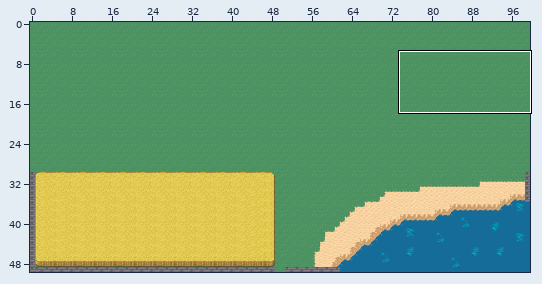
Two versions of a level (Tiled map, map/carte (.tmx)/ville.tmx). The picture above shows the old version from afar; the outline marks the close-up.
Close-up. First the earlier version:
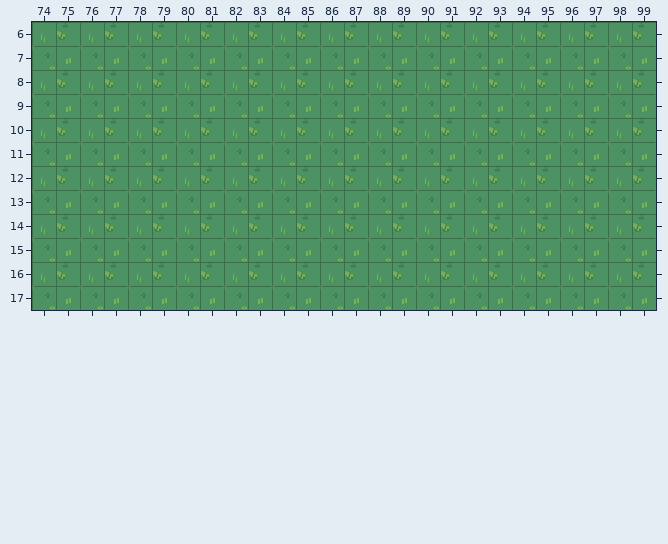
Cells are 16x16 px. Shown: x 74..99, y 6..17. The commit also changed other parts of the map, which this record leaves out.
The result:
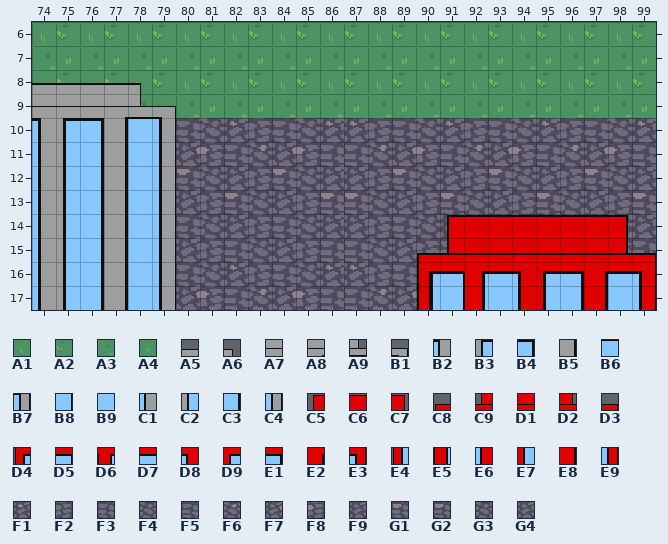
Key: from "RPG Nature Tileset": A1 332, A2 333, A3 372, A4 373; from "immeuble1": A5 12, A6 18, A7 23, A8 27, A9 28, B1 29, B2 34, B3 35, B4 36, B5 37, B6 38, B7 39, B8 41, B9 43, C1 44, C2 45, C3 46, C4 49; from "immeuble4": C5 71, C6 72, C7 78, C8 80, C9 81, D1 82, D2 88, D3 89, D4 90, D5 91, D6 92, D7 93, D8 94, D9 95, E1 96, E2 97, E3 99, E4 100, E5 102, E6 104, E7 105, E8 107, E9 109; from "terrain_3": F1 2618, F2 2619, F3 2620, F4 2621, F5 2682, F6 2683, F7 2684, F8 2685, F9 2746, G1 2748, G2 2810, G3 2811, G4 2812.
__ is an empty cell, ## one hidden under a higher layer, .. an unchanged one.
Change:
--- layer "ground"
@@ x 74..99 @@
-10 A1 A2 A1 A2 A1 A2 A1 A2 A1 A2 A1 A2 A1 A2 A1 A2 A1 A2 A1 A2 A1 A2 A1 A2 A1 A2
-11 A3 A4 A3 A4 A3 A4 A3 A4 A3 A4 A3 A4 A3 A4 A3 A4 A3 A4 A3 A4 A3 A4 A3 A4 A3 A4
-12 A1 A2 A1 A2 A1 A2 A1 A2 A1 A2 A1 A2 A1 A2 A1 A2 A1 A2 A1 A2 A1 A2 A1 A2 A1 A2
-13 A3 A4 A3 A4 A3 A4 A3 A4 A3 A4 A3 A4 A3 A4 A3 A4 A3 A4 A3 A4 A3 A4 A3 A4 A3 A4
-14 A1 A2 A1 A2 A1 A2 A1 A2 A1 A2 A1 A2 A1 A2 A1 A2 A1 A2 A1 A2 A1 A2 A1 A2 A1 A2
-15 A3 A4 A3 A4 A3 A4 A3 A4 A3 A4 A3 A4 A3 A4 A3 A4 A3 A4 A3 A4 A3 A4 A3 A4 A3 A4
-16 A1 A2 A1 A2 A1 A2 A1 A2 A1 A2 A1 A2 A1 A2 A1 A2 A1 A2 A1 A2 A1 A2 A1 A2 A1 A2
-17 A3 A4 A3 A4 A3 A4 A3 A4 A3 A4 A3 A4 A3 A4 A3 A4 A3 A4 A3 A4 A3 A4 A3 A4 A3 A4
+10 ## ## ## ## ## ## F3 F4 F1 F2 F3 F4 F1 F1 F2 F3 F4 F1 F2 F3 F4 F1 F2 F3 F4 F1
+11 ## ## ## ## ## ## F7 F8 F5 F6 F7 F8 F5 F5 F6 F7 F8 F5 F6 F7 F8 F5 F6 F7 F8 F5
+12 ## ## ## ## ## ## G1 F4 F9 F2 G1 F4 F9 F9 F2 G1 F4 F9 F2 G1 F4 F9 F2 G1 F4 F9
+13 ## ## ## ## ## ## G4 F2 G2 G3 G4 F2 G2 G2 G3 G4 F2 G2 G3 G4 F2 G2 G3 G4 F2 G2
+14 ## ## ## ## ## ## F3 F4 F9 F2 F3 F4 F9 F9 F2 F3 F4 F9 F2 F3 F4 F9 F2 F3 F4 F9
+15 ## ## ## ## ## ## G4 F2 F5 G3 G4 F2 F5 F5 G3 G4 F2 F5 ## ## ## ## ## ## F2 F5
+16 ## ## ## ## ## ## F3 F4 F1 F2 F3 F4 F1 F1 F2 F3 F4 ## ## ## ## ## ## ## ## ##
+17 ## ## ## ## ## ## F7 F8 F5 F6 F7 F8 F5 F5 F6 F7 F8 ## ## ## ## ## ## ## ## ##
--- layer "autre"
@@ x 74..99 @@
- 8 __ __ __ __ __ .. .. .. .. .. .. .. .. .. .. .. .. .. .. .. .. .. .. .. .. ..
- 9 __ __ __ __ __ __ .. .. .. .. .. .. .. .. .. .. .. .. .. .. .. .. .. .. .. ..
-10 __ __ __ __ __ __ .. .. .. .. .. .. .. .. .. .. .. .. .. .. .. .. .. .. .. ..
-11 __ __ __ __ __ __ .. .. .. .. .. .. .. .. .. .. .. .. .. .. .. .. .. .. .. ..
-12 __ __ __ __ __ __ .. .. .. .. .. .. .. .. .. .. .. .. .. .. .. .. .. .. .. ..
-13 __ __ __ __ __ __ .. .. .. .. .. .. .. .. .. .. .. .. .. .. .. .. .. .. .. ..
-14 __ __ __ __ __ __ .. .. .. .. .. .. .. .. .. .. .. __ __ __ __ __ __ __ __ ..
-15 __ __ __ __ __ __ .. .. .. .. .. .. .. .. .. .. __ __ __ __ __ __ __ __ __ __
-16 __ __ __ __ __ __ .. .. .. .. .. .. .. .. .. .. __ __ __ __ __ __ __ __ __ __
-17 __ __ __ __ __ __ .. .. .. .. .. .. .. .. .. .. __ __ __ __ __ __ __ __ __ __
+ 8 A5 A5 A5 A5 A6 .. .. .. .. .. .. .. .. .. .. .. .. .. .. .. .. .. .. .. .. ..
+ 9 A7 A7 A7 A8 A9 B1 .. .. .. .. .. .. .. .. .. .. .. .. .. .. .. .. .. .. .. ..
+10 B2 B3 B4 B5 B6 B7 .. .. .. .. .. .. .. .. .. .. .. .. .. .. .. .. .. .. .. ..
+11 C1 C2 C3 B5 B9 C4 .. .. .. .. .. .. .. .. .. .. .. .. .. .. .. .. .. .. .. ..
+12 C1 C2 C3 B5 B9 C4 .. .. .. .. .. .. .. .. .. .. .. .. .. .. .. .. .. .. .. ..
+13 C1 C2 C3 B5 B9 C4 .. .. .. .. .. .. .. .. .. .. .. .. .. .. .. .. .. .. .. ..
+14 C1 C2 C3 B5 B9 C4 .. .. .. .. .. .. .. .. .. .. .. C5 C6 C6 C6 C6 C6 C6 C7 ..
+15 C1 C2 C3 B5 B9 C4 .. .. .. .. .. .. .. .. .. .. C8 C9 D1 D1 D1 D1 D1 D1 D2 D3
+16 C1 C2 C3 B5 B9 C4 .. .. .. .. .. .. .. .. .. .. D4 D5 D6 D7 D8 D9 E1 E2 D7 E3
+17 C1 C2 C3 B5 B9 C4 .. .. .. .. .. .. .. .. .. .. E4 B8 E5 B9 E6 E7 C3 E8 B9 E9
Pixel boxes of the changes (left, top, right, bottom) in both close-ups:
changed: (32, 83, 656, 310)
